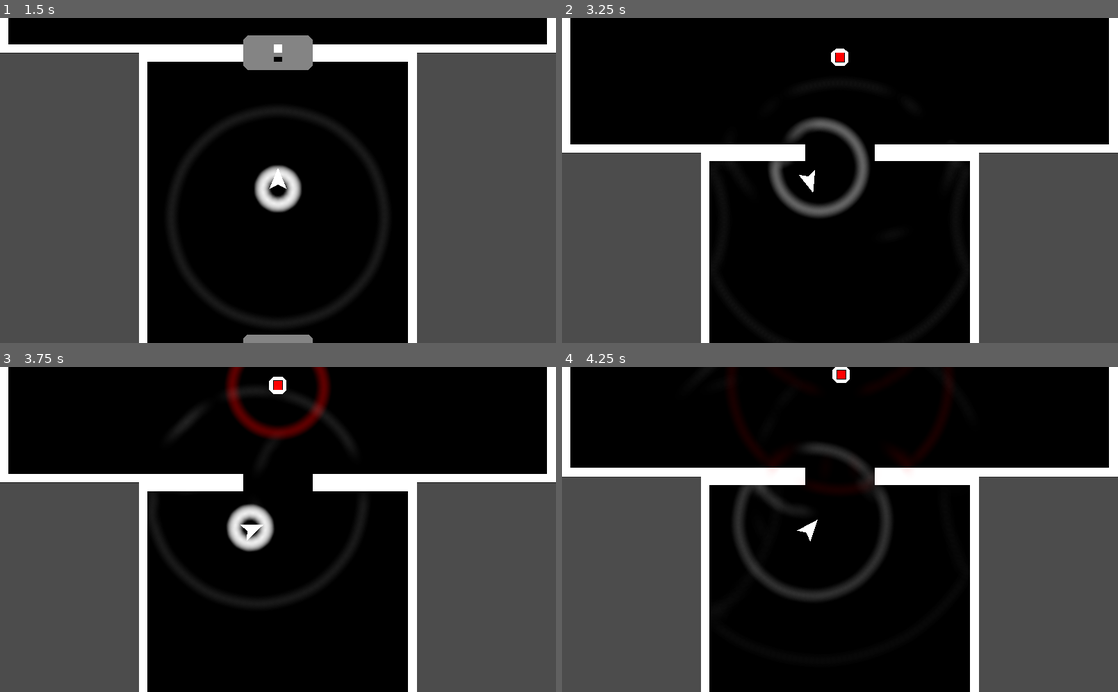
Above: before the commit, frames 1-4 (two rows, left to right).
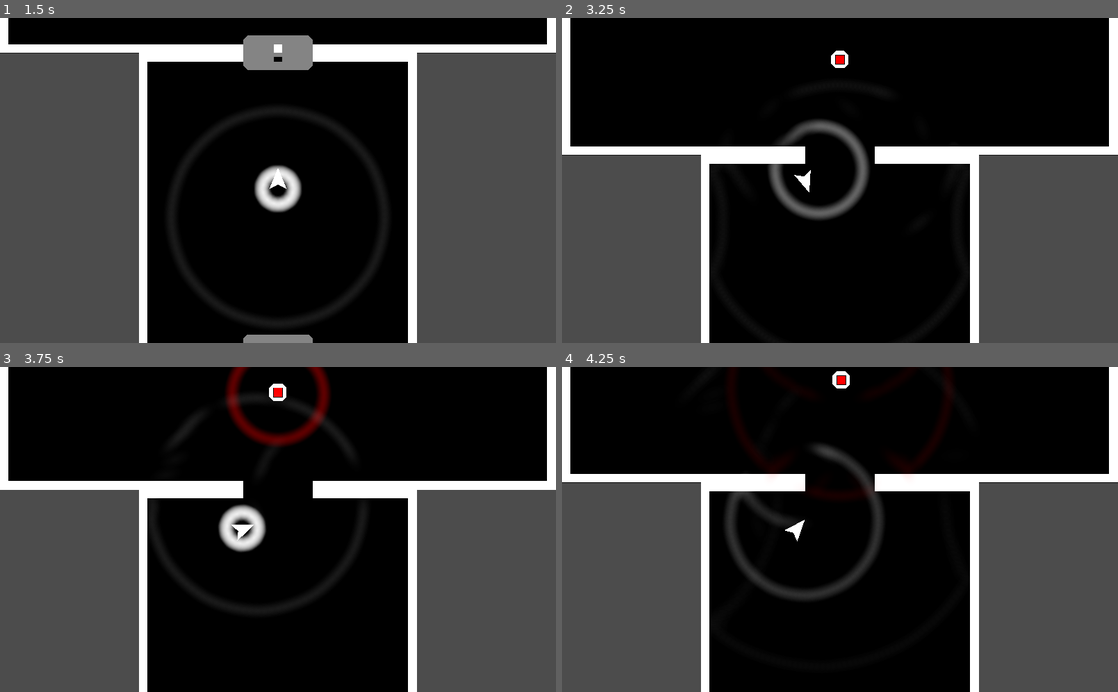
Above: after the commit, the same moments.

Repository: kwikrick/Ping
Game: Godot game, scene res://Main.tscn
Two runs of this game, one before a commit and one after it. Both use one fixed random seed, a clock stepped at 60 frames per second and the inputs below.
Inputs:
- Up to frame 1 (1.5 s): tap Enter at 0.5 s; hold W (move_forward) from 0.53 s (still down); tap Space (ping) at 0.6, 1.35 s
- Up to frame 2 (3.25 s): release W (move_forward) at 2.03 s; hold A (steer_left) from 2.03 s (still down); tap Space (ping) at 2.1, 2.85 s
- Up to frame 3 (3.75 s): release A (steer_left) at 3.53 s; hold S (move_back) from 3.53 s (still down); tap Space (ping) at 3.6 s
- Up to frame 4 (4.25 s): keep holding S (move_back)

Frame 1 is identical in both runs. In frame 2, 1.9% of the frame differs, in the area x 0-100%, y 9-63%; in frame 3, 6.1%, in the area x 0-100%, y 0-76%; in frame 4, 5.6%.

Commit message:
no merge, bit of cleanup (remove unneeded areas)

Diff:
--- a/FreeTransponder.tscn
+++ b/FreeTransponder.tscn
@@ -39,6 +39,5 @@
 wait_time = 0.5
 one_shot = true
 
-[connection signal="area_entered" from="Area2D" to="." method="_on_Area2D_area_entered"]
 [connection signal="body_entered" from="Area2D" to="." method="_on_Area2D_body_entered"]
 [connection signal="timeout" from="Timer" to="." method="_on_Timer_timeout"]
--- a/Transponder.gd
+++ b/Transponder.gd
@@ -80,4 +80,4 @@
 			impulse += Vector2(wave.impulse*wave.energy,0).rotated(angle)
 			wave.queue_free()
 			if wave.note.key == receive_key:
-				ping()
+				call_deferred("ping")
--- a/Wavelet.gd
+++ b/Wavelet.gd
@@ -41,37 +41,37 @@
 	var newpos = (p1+p2)/2
 	var newangle = a1+(fmod(a2-a1,PI)/2)
 
+	set_global_position(newpos);
 	set_global_rotation(newangle);
 	var oldpos = get_global_position()
 	var collision = move_and_collide(newpos-oldpos)
 
 	if collision !=null and collision.collider != source:
-		if "is_Wavelet" in collision.collider:
-			#set_global_position(newpos)
-			var wavelet = collision.collider
-			if wavelet.note.key==note.key:
-				merge(collision.collider)
-		else:
-			oldpos = newpos
-			newpos = get_global_position()
-			var oldangle = newangle
-			var colangle = collision.normal.angle()
-			newangle = colangle+(colangle-oldangle)*2
-			#newangle = oldangle+PI
-			#newangle = colangle
-			set_global_rotation(newangle);
-			p1 = newpos + (p1-oldpos).rotated(newangle-oldangle)
-			p2 = newpos + (p2-oldpos).rotated(newangle-oldangle)
-			a1 = a1+(newangle-oldangle)
-			a2 = a2+(newangle-oldangle)
-			source=collision.collider
-			energy = energy*1.0		# todo: depends on wall type
-			# TODO: move a bit further in reflected distance
+		oldpos = newpos
+		newpos = get_global_position()
+		var oldangle = newangle
+		var colangle = collision.normal.angle()
+		newangle = colangle+(colangle-oldangle)*2
+		#newangle = oldangle+PI
+		#newangle = colangle
+		set_global_rotation(newangle);
+		p1 = newpos + (p1-oldpos).rotated(newangle-oldangle)
+		p2 = newpos + (p2-oldpos).rotated(newangle-oldangle)
+		a1 = a1+(newangle-oldangle)
+		a2 = a2+(newangle-oldangle)
+		source=collision.collider
+		energy = energy*1.0		# todo: depends on wall type
+		# TODO: move a bit further in reflected distance
 
 
 	var alpha = energy
 	var color=note.color()
 	self.modulate=Color(color.r,color.g,color.b,alpha)
+
+# TODO: split can cause one part of wavelet to end up in a wall,
+# causing it to pass through the wall.
+# possible solution: each wavelet actually has two seperate bodies
+# that collide sepearetly. Draw one wavelet per two bodies.
 
 func split():
 	queue_free()
@@ -80,6 +80,8 @@
 	var a = a1+(fmod(a2-a1,PI)/2)
 
 	var wavelet1 = duplicate()
+	wavelet1.set_global_position((p+p1)/2)
+	wavelet1.set_global_rotation(a)
 	wavelet1.energy=energy/2
 	wavelet1.p1 = p1
 	wavelet1.p2 = p
@@ -91,6 +93,8 @@
 	$"..".add_child(wavelet1)
 
 	var wavelet2 = duplicate()
+	wavelet1.set_global_position((p+p2)/2)
+	wavelet1.set_global_rotation(a)
 	wavelet2.energy=energy/2
 	wavelet2.p1 = p
 	wavelet2.p2 = p2
@@ -101,31 +105,48 @@
 	wavelet2.impulse=impulse
 	$"..".add_child(wavelet2)
 
-
-
-# TODO: merge is not called, it seems...
-func merge(wavelet):
-	wavelet.queue_free()
-	wavelet.merged = true
-
-	queue_free()
-	merged = true
-
-	var wavelet2 = duplicate()
-	wavelet2.energy=energy+wavelet.energy
-	wavelet2.p1 = (p1 + wavelet.p1)/2
-	wavelet2.p2 = (p2 + wavelet.p2)/2
-	var a = a1+(fmod(a2-a1,PI)/2)
-	var d = abs(a1-a)
-	var wa = wavelet.a1+(fmod(wavelet.a2-wavelet.a1,PI)/2)
-	var wd = abs(wavelet.a1-wa)
-	var ma = a+(fmod(wa-a,PI)/2)
-	var w = (d+wd)/2
-	wavelet2.a1 = ma - w
-	wavelet2.a2 = ma + w
-	wavelet2.source=null
-	#wavelet2.note=Note.new(wavelet.note.key)
-	wavelet2.note=Note.new("B")    # test
-
-	wavelet2.impulse=(impulse+wavelet.impulse)/2
-	$"..".add_child(wavelet2)
+#
+#func merge(wavelet):
+#
+#	var a = a1+(fmod(a2-a1,PI)/2)
+#	var wa = wavelet.a1+(fmod(wavelet.a2-wavelet.a1,PI)/2)
+#	var da = abs(fmod(wa-a,2*PI))
+#	if da>PI/2: return
+#
+#	wavelet.queue_free()
+#	wavelet.merged = true
+#	queue_free()
+#	merged = true
+#
+#	var wavelet2 = duplicate()
+#
+#	var p0 = (p1 + wavelet.p1 + p2 + wavelet.p2)/4
+#	var a0 = a+(fmod(wa-a,PI)/2)
+#
+#	wavelet2.set_global_position(p0)
+#	wavelet2.set_global_rotation(a0)
+#
+#	wavelet2.a1 = a0 - da
+#	wavelet2.a2 = a0 + da
+#	wavelet2.p1 = p0+Vector2(1,0).rotated(a1)
+#	wavelet2.p2 = p0+Vector2(1,0).rotated(a2)
+#	wavelet2.energy=energy+wavelet.energy
+#	wavelet2.source=null
+#	#wavelet2.note=Note.new(wavelet.note.key)
+#	wavelet2.note=Note.new("B")    # test
+#	wavelet2.impulse=(impulse+wavelet.impulse)/2
+#
+#	$"..".add_child(wavelet2)
+#
+#
+#
+#func _on_Area2D_area_entered(area):
+#	if merged: return
+#	var parent = area.get_parent()
+#	if parent:
+#		if "is_Wavelet" in parent:
+#			var wavelet = parent
+#			if wavelet.merged: return
+#			if wavelet.note.key==note.key and wavelet.source!=source:
+#				merge(wavelet)
+#
